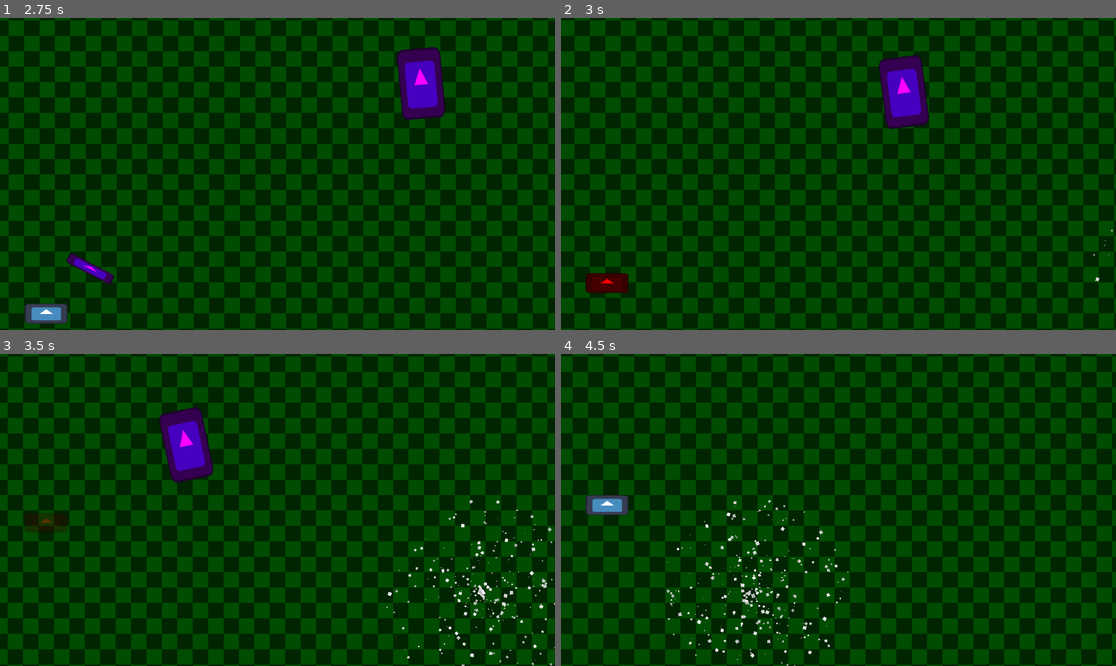
Above: before the commit, frames 1-4 (two rows, left to right).
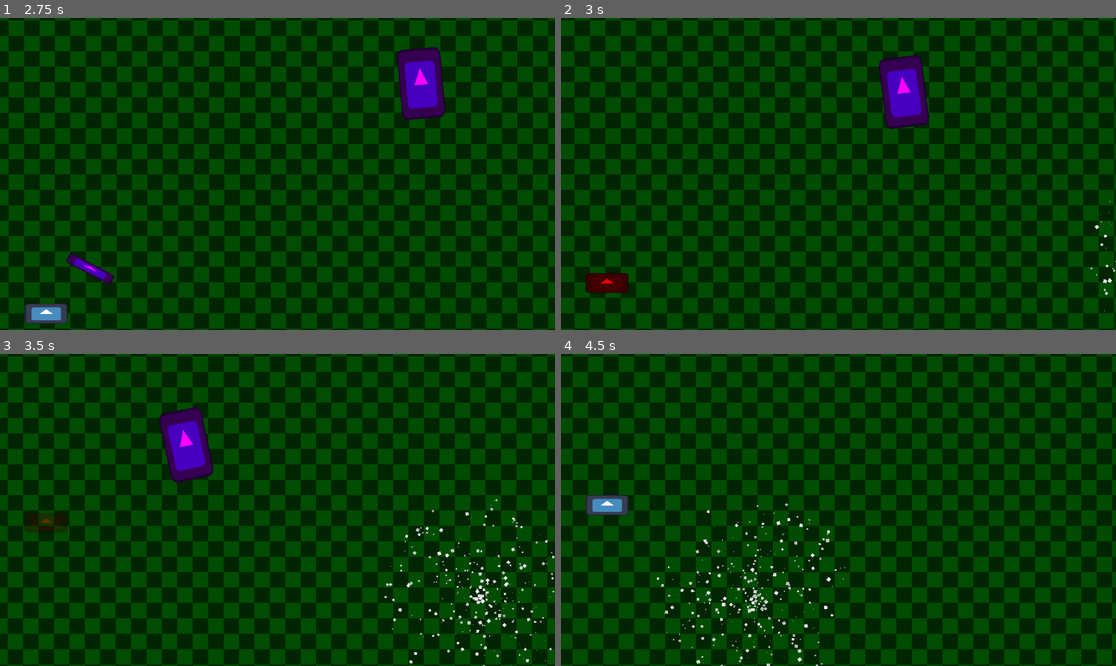
Above: after the commit, the same moments.

Repository: UHSGDC/alfred-the-dipping-bird
Game: Godot game, scene res://scenes/midwest/midwest_minigame.tscn
The game is run twice, just before and just after one commit, with the same random seed, the same clock (stepped at 60 frames per second) and the same inputs. This scene is started directly instead of the project's main scene. The engine's default icon, where the game draws it, is replaced by a stand-in: a white triangle on a blue panel in a dark square.
Inputs:
- Up to frame 1 (2.75 s): tap Enter (minigame_tester_reinstance) at 0.5 s; hold D (right) 0.53-1.28 s; tap Space (interact) at 0.6 s; hold S (down) 1.28-2.03 s; tap Backspace (minigame_tester_end) at 1.35 s; hold D (right) from 2.03 s (still down); hold Enter (minigame_tester_reinstance) from 2.03 s (still down)
- Up to frame 2 (3 s): release D (right) at 2.78 s; release Enter (minigame_tester_reinstance) at 2.78 s; hold W (up) from 2.78 s (still down); tap Space (interact) at 2.85 s
- Up to frame 3 (3.5 s): keep holding W (up)
- Up to frame 4 (4.5 s): release W (up) at 3.53 s; hold Backspace (minigame_tester_end) 3.53-4.28 s; hold A (left) from 3.53 s (still down); tap Enter (minigame_tester_reinstance) at 4.35 s

Frame 1 is identical in both runs. In frame 2, less than 0.1% of the frame differs, in the area x 95-100%, y 58-94%; in frame 3, 1.3%; in frame 4, 1.5%, in the area x 17-53%, y 46-100%.

Commit message:
Removed on screen enabler for tornado particles
... and replaced it with preprocess of 2 seconds. This makes it more reliable

Diff:
--- a/scenes/midwest/tornado.tscn
+++ b/scenes/midwest/tornado.tscn
@@ -44,6 +44,7 @@
 scale = Vector2(1.6, 1.6)
 amount = 400
 lifetime = 2.0
+preprocess = 2.0
 local_coords = true
 emission_shape = 1
 emission_sphere_radius = 128.0
@@ -57,11 +58,6 @@
 scale_amount_curve = SubResource("Curve_366l8")
 color_ramp = SubResource("Gradient_kwm2x")
 
-[node name="VisibleOnScreenEnabler2D" type="VisibleOnScreenEnabler2D" parent="CPUParticles2D"]
-scale = Vector2(0.625, 0.625)
-rect = Rect2(-1000, -250, 2000, 500)
-enable_mode = 1
-
 [node name="VisibleOnScreenEnabler2D" type="VisibleOnScreenEnabler2D" parent="."]
 rect = Rect2(-250, -250, 500, 500)
 
